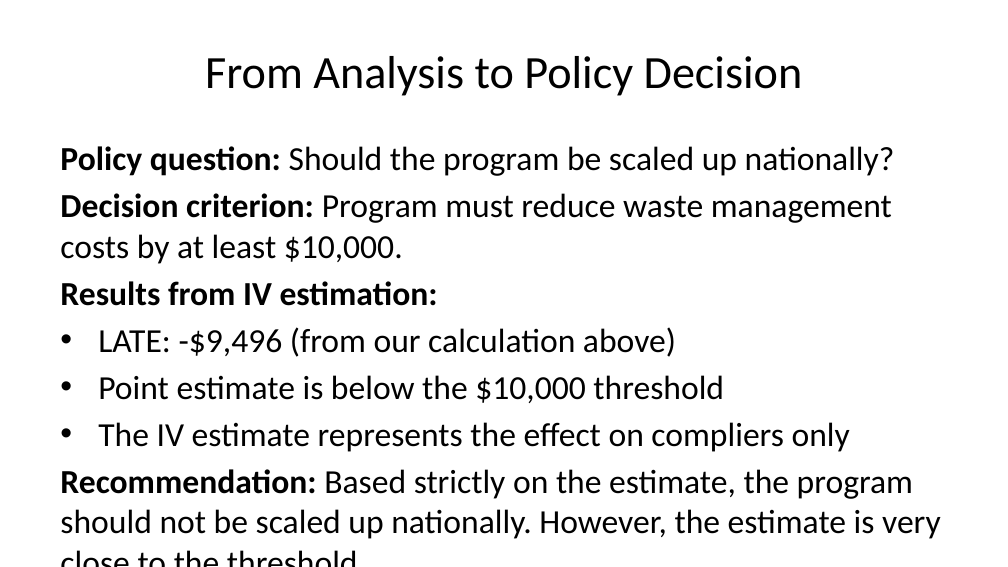
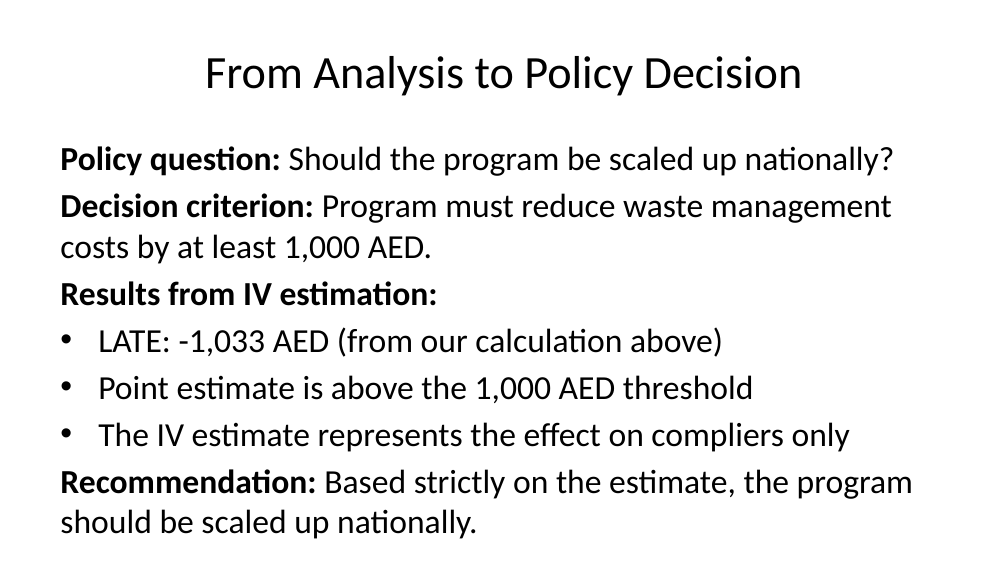
Before and after one commit to lsempe77/R-course, a slide deck: slide 13 of sessions_in_Abu_Dhabi/session_7.pptx (slide 11 before the commit). Drawn at 1008x567 pixels with LibreOffice and Linux fonts; fonts in the diff are those of the drawing. Boxes give left, top, right and bottom in pixels: in the first picture for what was removed or moved away, otherwise in the second. Text is boxed around its words. In the diff, an @@ line names an element or a change of style, - is before the commit and + after.

```diff
--- a/sessions_in_Abu_Dhabi/session_7.pptx
+++ b/sessions_in_Abu_Dhabi/session_7.pptx
@@ text at bbox=[60, 193, 892, 264]: text changed @@
-Decision criterion: Program must reduce waste management costs by at least $10,000.
+Decision criterion: Program must reduce waste management costs by at least 1,000 AED.
@@ text at bbox=[98, 327, 754, 403]: text changed @@
-• LATE: -$9,496 (from our calculation above)
-• Point estimate is below the $10,000 threshold
+• LATE: -1,033 AED (from our calculation above)
+• Point estimate is above the 1,000 AED threshold
@@ text at bbox=[60, 469, 913, 499]: text changed @@
-Recommendation: Based strictly on the estimate, the program should not be scaled up nationally. However, the estimate is very close to the threshold.
+Recommendation: Based strictly on the estimate, the program should be scaled up nationally.
```
Also in this commit, not shown: 9 other slides changed, 2 slides added, 38 other files.
